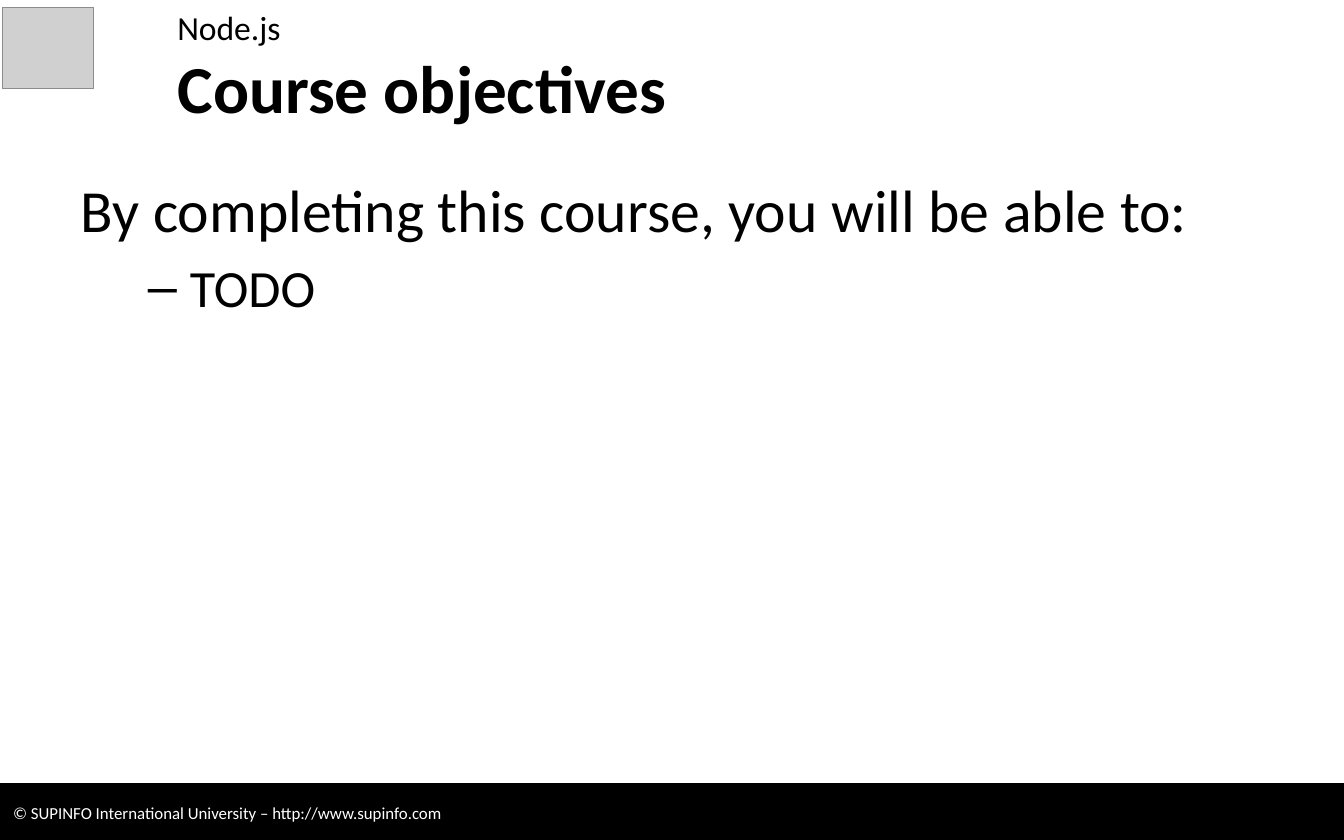
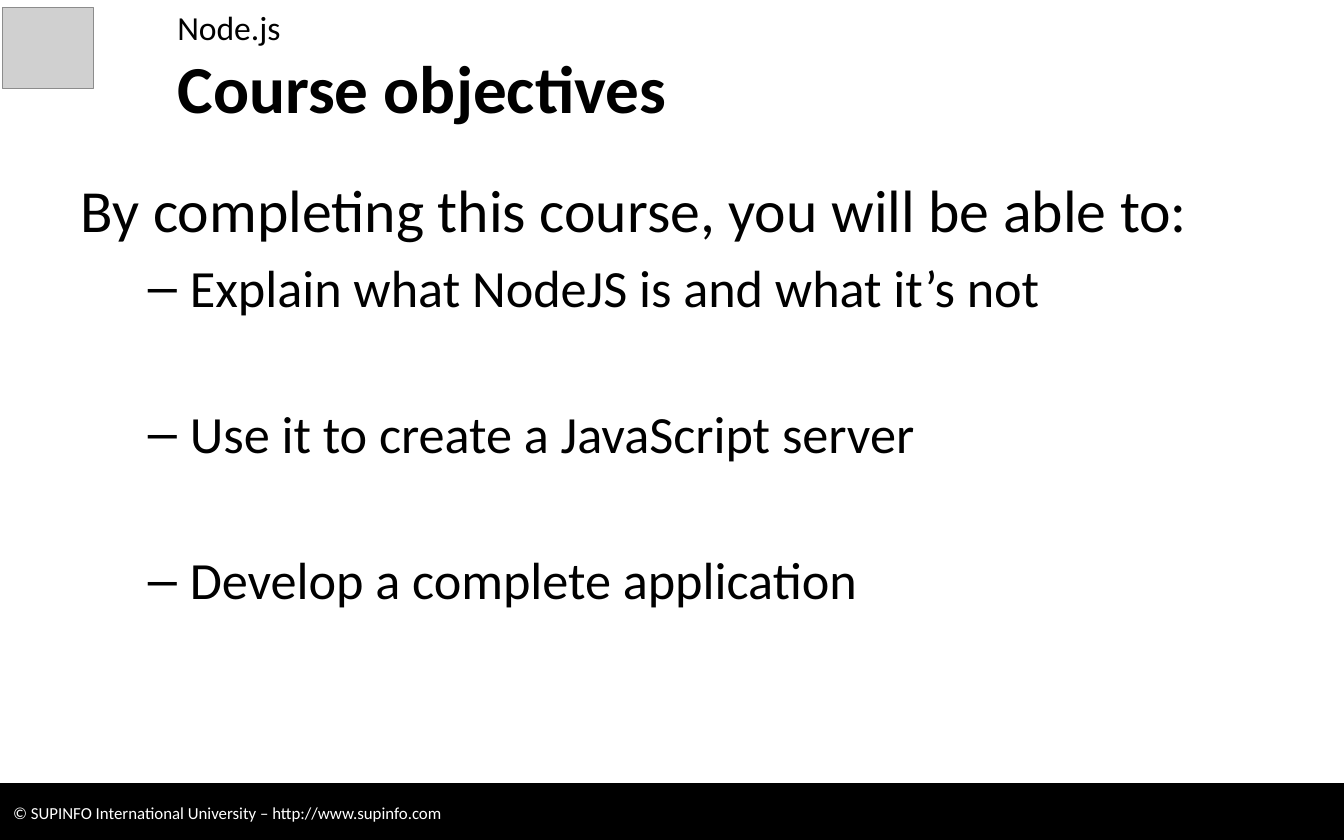
Before and after one commit to CodeCourses/3WEB, a slide deck: slide 2 of 1x - Nodejs [RC without Labs].pptx. Drawn at 1344x840 pixels with LibreOffice and Linux fonts; fonts in the diff are those of the drawing; grey boxes stand for pictures; background and template pictures are left out. Boxes give left, top, right and bottom in pixels: in the first picture for what was removed or moved away, otherwise in the second. Text is boxed around its words. In the diff, an @@ line names an element or a change of style, - is before the commit and + after.

```diff
--- a/1x - Nodejs [RC without Labs].pptx
+++ b/1x - Nodejs [RC without Labs].pptx
@@ text at <box>190,270,1039,608</box>: text changed @@
-  – TODO
+  – Explain what NodeJS is and what it’s not
+  – Use it to create a JavaScript server
+  – Develop a complete application
```
Also in this commit, not shown: 1 other slide changed, 4 other files.
